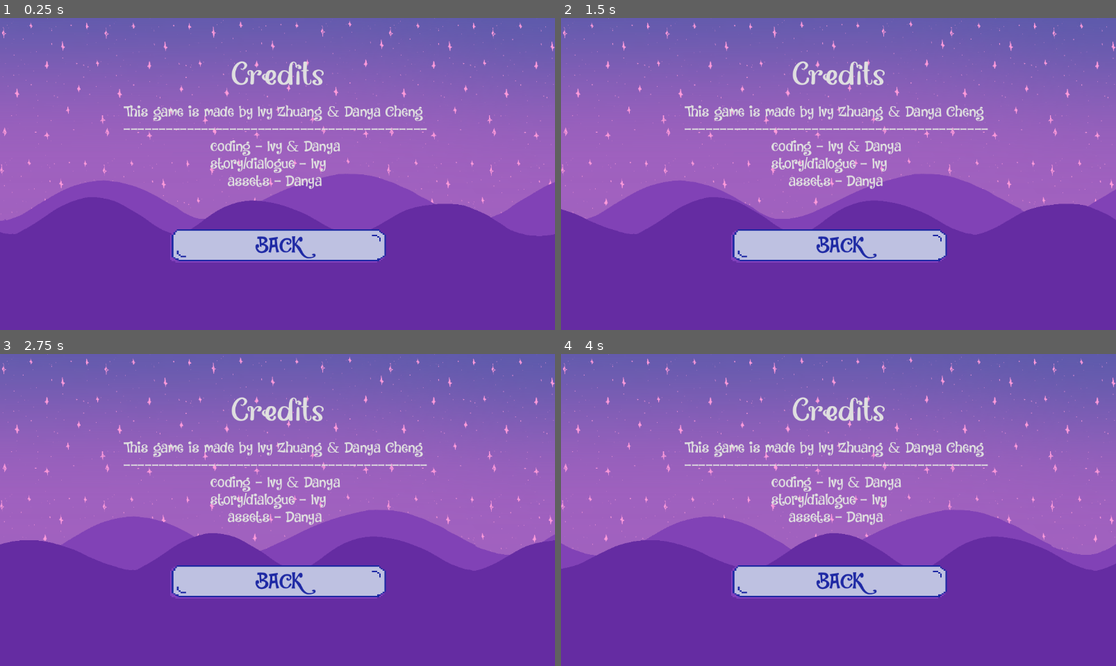
Above: before the commit, frames 1-4 (two rows, left to right).
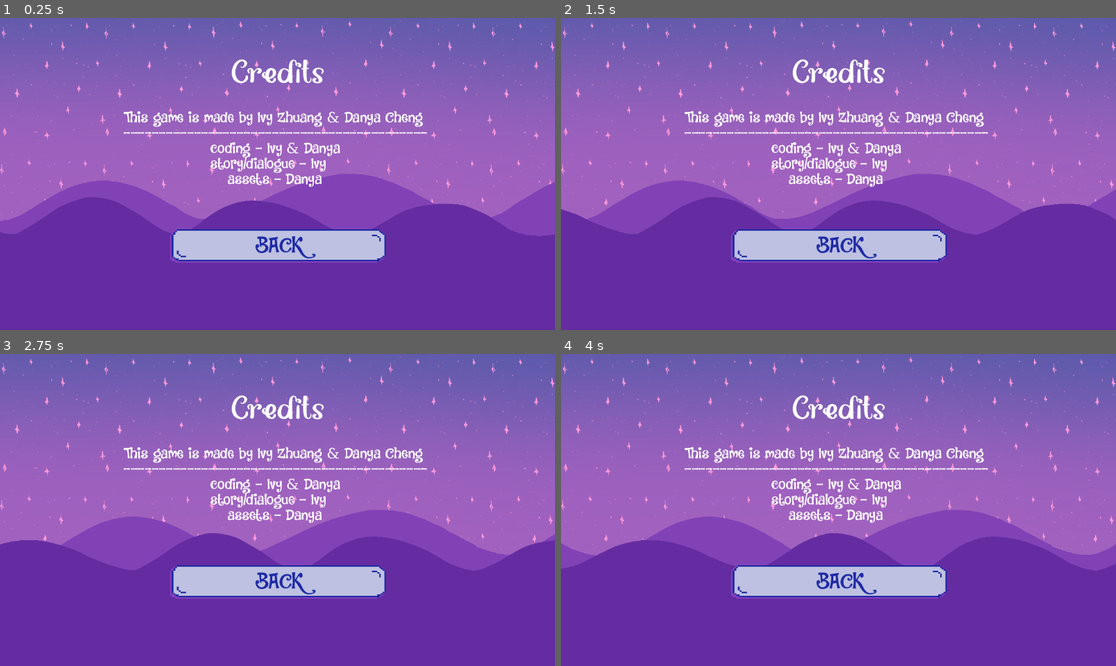
Above: after the commit, the same moments.

Repository: purple-affogato/magic-xmas-cat-game
Game: Godot game, scene res://credits.tscn
Two runs of this game, one before a commit and one after it. Both use one fixed random seed, a clock stepped at 60 frames per second and the inputs below. This scene is started directly instead of the project's main scene.
Inputs:
- Up to frame 1 (0.25 s): no input
- Up to frame 2 (1.5 s): tap Enter (ui_accept) at 0.5, 0.77 s; hold Right (ui_right) 0.53-1.28 s; tap Q (normal_attack) at 0.6, 1.35 s; hold Down (ui_down) from 1.28 s (still down)
- Up to frame 3 (2.75 s): tap Enter (ui_accept) at 1.52 s; release Down (ui_down) at 2.03 s; hold Right (ui_right) from 2.03 s (still down); tap Q (normal_attack) at 2.1 s
- Up to frame 4 (4 s): release Right (ui_right) at 2.78 s; hold Up (ui_up) 2.78-3.53 s; tap Q (normal_attack) at 2.85, 3.6 s; tap Enter (ui_accept) at 3.02, 3.77 s; hold Left (ui_left) from 3.53 s (still down)

The runs differ from the first frame. In frame 1, 3.7% of the frame differs, in the area x 22-77%, y 13-55%; in frame 2, 3.7%; in frame 3, 3.7%; in frame 4, 3.7%.

Commit message:
change credit text

Diff:
--- a/credits.tscn
+++ b/credits.tscn
@@ -10,10 +10,15 @@
 
 [sub_resource type="Theme" id="Theme_buau1"]
 
-[sub_resource type="Theme" id="Theme_wkg23"]
+[sub_resource type="Theme" id="Theme_6t4xg"]
+
+[sub_resource type="StyleBoxFlat" id="StyleBoxFlat_skowv"]
+bg_color = Color(0.6, 0.6, 0.6, 0)
+
+[sub_resource type="Theme" id="Theme_vc382"]
 default_font = ExtResource("5_2v50e")
 
-[sub_resource type="StyleBoxFlat" id="StyleBoxFlat_t8pa8"]
+[sub_resource type="StyleBoxFlat" id="StyleBoxFlat_3wg3g"]
 bg_color = Color(0.6, 0.6, 0.6, 0)
 
 [node name="Credits" type="Node"]
@@ -66,40 +71,42 @@
 theme_override_font_sizes/font_size = 43
 text = "BACK"
 
-[node name="credits" type="TextEdit" parent="."]
+[node name="Credits" type="RichTextLabel" parent="."]
 texture_filter = 1
 anchors_preset = 5
 anchor_left = 0.5
 anchor_right = 0.5
 offset_left = -96.0
 offset_top = 80.0
-offset_right = 104.0
-offset_bottom = 168.0
+offset_right = 108.0
+offset_bottom = 152.0
 grow_horizontal = 2
-theme = SubResource("Theme_wkg23")
-theme_override_fonts/font = ExtResource("6_rvceo")
-theme_override_font_sizes/font_size = 70
-theme_override_styles/normal = SubResource("StyleBoxFlat_t8pa8")
+theme = SubResource("Theme_6t4xg")
+theme_override_fonts/normal_font = ExtResource("6_rvceo")
+theme_override_font_sizes/normal_font_size = 70
+theme_override_styles/normal = SubResource("StyleBoxFlat_skowv")
 text = "Credits"
+drag_and_drop_selection_enabled = false
 
-[node name="text" type="TextEdit" parent="."]
+[node name="Text" type="RichTextLabel" parent="."]
 texture_filter = 1
 anchors_preset = 5
 anchor_left = 0.5
 anchor_right = 0.5
 offset_left = -320.0
-offset_top = 176.0
+offset_top = 192.0
 offset_right = 328.0
-offset_bottom = 440.0
+offset_bottom = 512.0
 grow_horizontal = 2
-theme = SubResource("Theme_wkg23")
-theme_override_fonts/font = ExtResource("5_2v50e")
-theme_override_font_sizes/font_size = 30
-theme_override_styles/normal = SubResource("StyleBoxFlat_t8pa8")
+theme = SubResource("Theme_vc382")
+theme_override_fonts/normal_font = ExtResource("5_2v50e")
+theme_override_font_sizes/normal_font_size = 30
+theme_override_styles/normal = SubResource("StyleBoxFlat_3wg3g")
 text = "This game is made by Ivy Zhuang & Danya Cheng
 -------------------------------------------
 					coding - Ivy & Danya
 					story/dialogue - Ivy
 						assets - Danya"
+drag_and_drop_selection_enabled = false
 
 [connection signal="pressed" from="back button" to="ParallaxBackground" method="_on_back_button_pressed"]
Not shown: 1 places in credits.tscn that only renumber resources
